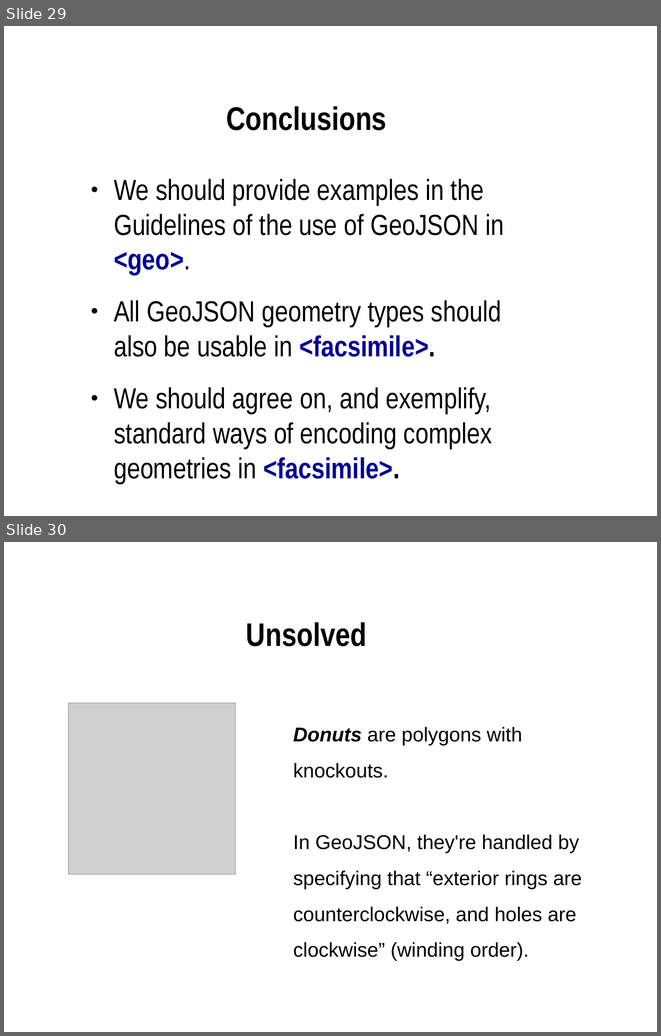
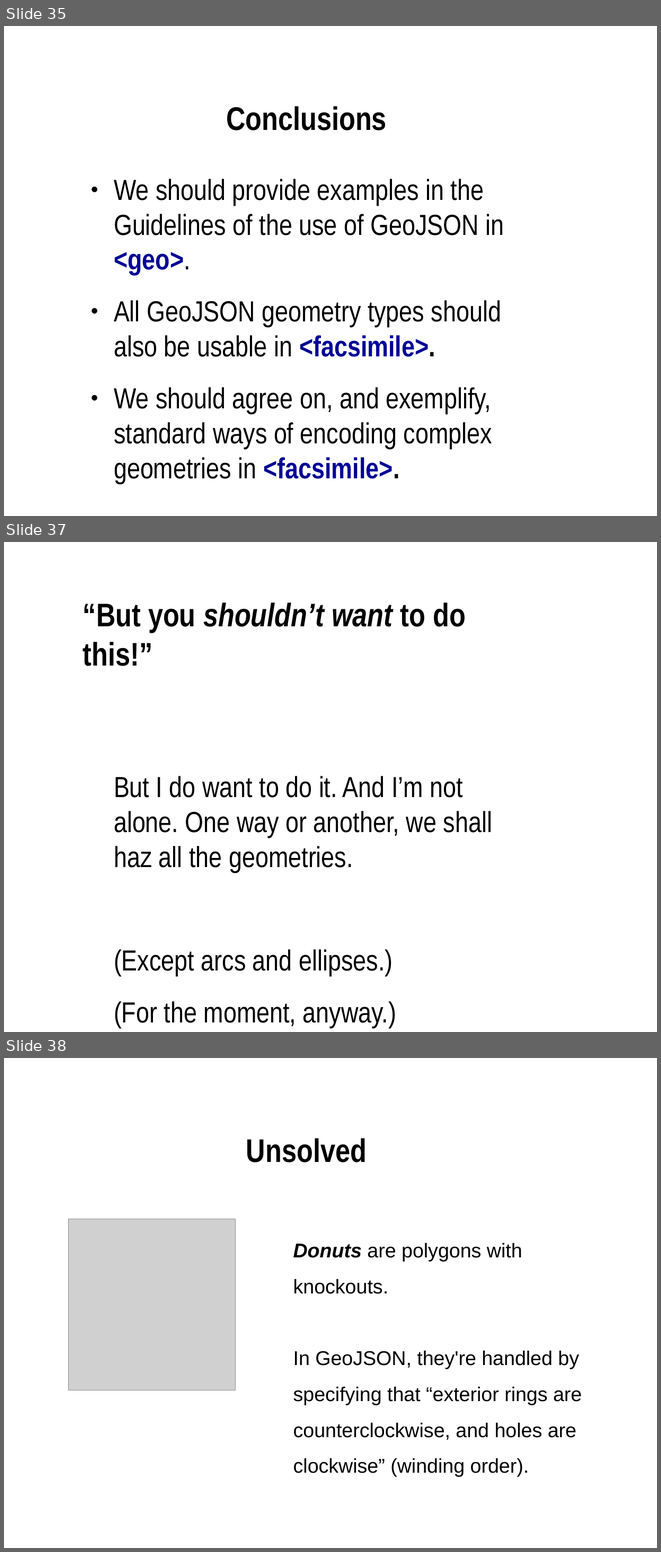
Before and after one commit to martindholmes/BreezeMap, a slide deck: presentations/geo_json_tei/geo_json_tei.odp. Shown one above the other, each under a label of ours: slides 29 and 30 before the commit, slides 35, 37 and 38 after it; the slides between them are not shown. The pictures are 661x1036 and 661x1552 pixels, drawn with LibreOffice and Linux fonts; fonts in the diff are those of the drawing; grey boxes stand for pictures. Boxes give left, top, right and bottom in pixels: in the first picture for what was removed or moved away, otherwise in the second. Text is boxed around its words. In the diff, an @@ line names an element or a change of style, - is before the commit and + after.

```diff
--- a/presentations/geo_json_tei/geo_json_tei.odp
+++ b/presentations/geo_json_tei/geo_json_tei.odp
@@ slide 37 added at [4,542,657,1032], background #FFFFFF @@
@@ title added at [83,602,466,666], 36 pt, text #000000, bold @@
+“But you shouldn’t want to do this!”
@@ text added at [114,776,492,1028], 32 pt, text #000000 @@
+But I do want to do it. And I’m not alone. One way or another, we shall haz all the geometries.
+(Except arcs and ellipses.)
+(For the moment, anyway.)
@@ what was slide 29 is now slide 35 @@
@@ what was slide 30 is now slide 38 @@
```
Also in this commit, not shown: 7 other slides added.
